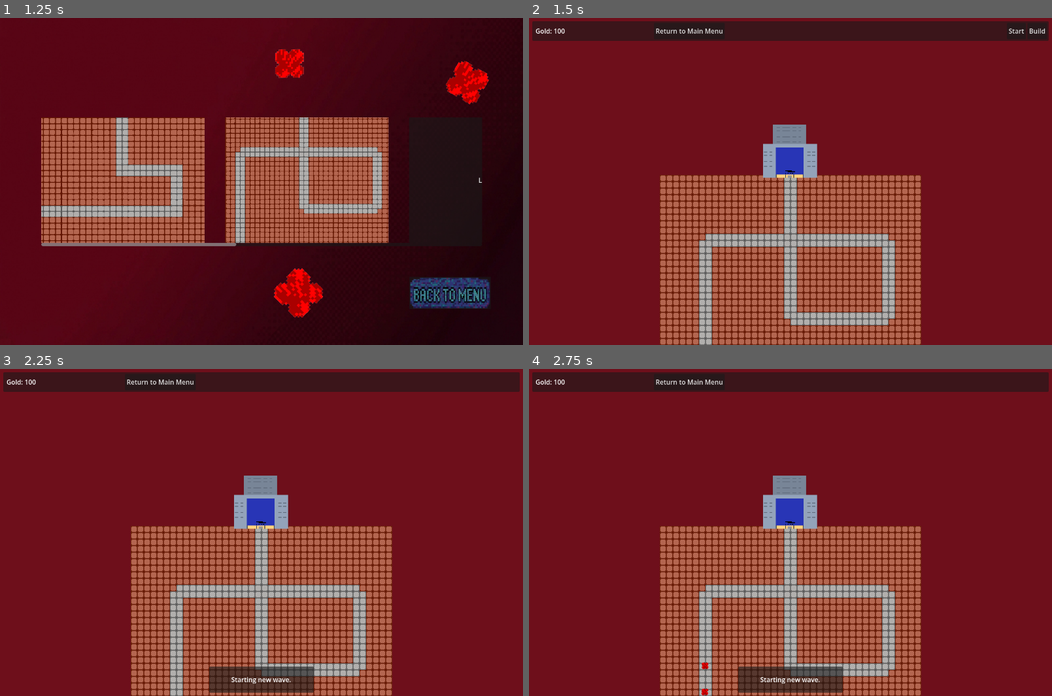
Above: before the commit, frames 1-4 (two rows, left to right).
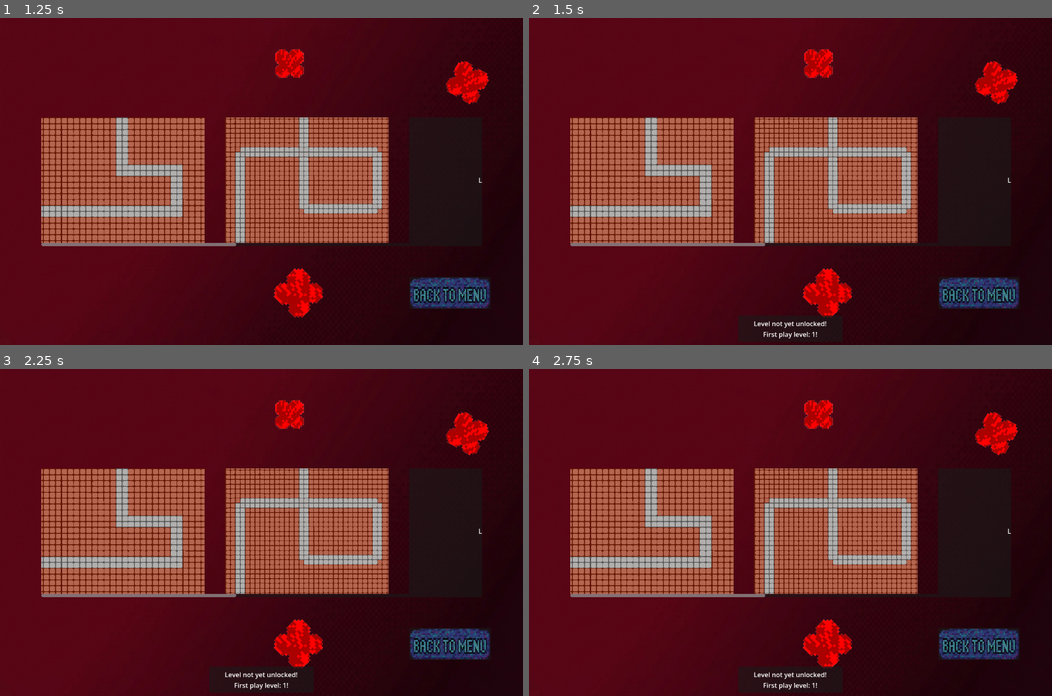
Above: after the commit, the same moments.

Repository: FrameXX/game-jam-02-2026
Game: Godot game, scene res://scenes/main_menu.tscn
Same seed, same stepped clock (60 frames per second), same inputs: the game is played once before the commit and once after it.
Inputs (mouse positions are in pixels of both pictures, inside the frame that each line leads up to):
- Up to frame 1 (1.25 s): click (125, 210) at 0.5 s
- Up to frame 2 (1.5 s): click "LEVEL 2" at 1.25 s
- Up to frame 3 (2.25 s): click (486, 382) at 2 s, where only the run before the commit has a clickable "Start"
- Up to frame 4 (2.75 s): no input

Frame 1 is identical in both runs. In frame 2, 72% of the frame differs, in the area x 0-100%, y 0-100%; in frame 3, 72%; in frame 4, 72%.

Commit message:
level ending and unlocking

Diff:
--- a/levels/level_01.json
+++ b/levels/level_01.json
@@ -6,7 +6,7 @@
 			"spawn_delay": 2.0,
 			"enemies": [
 				{
-					"type": "basic",
+					"type": "supplies",
 					"count": 7.0,
 					"interval": 0.3
 				}
@@ -14,12 +14,12 @@
 		},
 		{
 			"wave_number": 2.0,
-			"spawn_delay": 1.5,
+			"spawn_delay": 2.0,
 			"enemies": [
 				{
-					"type": "basic",
-					"count": 7.0,
-					"interval": 0.1
+					"type": "supplies",
+					"count": 1.0,
+					"interval": 0.3
 				}
 			]
 		}
--- /dev/null
+++ b/scenes/enemies/supplies.tscn
@@ -0,0 +1,24 @@
+[gd_scene format=3 uid="uid://dhcxmigbcml7d"]
+
+[ext_resource type="Script" uid="uid://b4cl02nfa2kb3" path="res://scripts/supplies.gd" id="1_ew2gx"]
+[ext_resource type="Texture2D" uid="uid://bs8w3apdh1jwe" path="res://assets/supply.png" id="2_r2j0a"]
+
+[sub_resource type="RectangleShape2D" id="RectangleShape2D_kc60j"]
+size = Vector2(10, 10)
+
+[node name="BasicEnemyPathFollow" type="PathFollow2D" unique_id=792703532]
+z_index = 1
+loop = false
+script = ExtResource("1_ew2gx")
+
+[node name="Sprite2D" type="Sprite2D" parent="." unique_id=1256431635]
+texture = ExtResource("2_r2j0a")
+
+[node name="Area2D" type="Area2D" parent="." unique_id=2014464727]
+collision_layer = 0
+collision_mask = 8
+
+[node name="CollisionShape2D" type="CollisionShape2D" parent="Area2D" unique_id=250282573]
+shape = SubResource("RectangleShape2D_kc60j")
+
+[connection signal="area_entered" from="Area2D" to="." method="_on_trap_detector_area_entered"]
--- a/scenes/hud.tscn
+++ b/scenes/hud.tscn
@@ -64,7 +64,7 @@
 anchor_left = 1.0
 anchor_right = 1.0
 anchor_bottom = 1.0
-offset_left = -966.0
+offset_left = -714.0
 offset_top = 4.0
 offset_right = -4.0
 offset_bottom = -4.0
--- /dev/null
+++ b/scenes/level_dialog.gd
@@ -0,0 +1 @@
+extends Panel
--- a/scenes/level_menu.tscn
+++ b/scenes/level_menu.tscn
@@ -5,6 +5,7 @@
 [ext_resource type="Texture2D" uid="uid://bncscpcnhb5yu" path="res://assets/map02.png" id="3_jqwib"]
 [ext_resource type="Texture2D" uid="uid://bte3jevqgtjde" path="res://assets/background2_mainmenu.png" id="4_7obll"]
 [ext_resource type="Texture2D" uid="uid://c53uyo6v7h8mh" path="res://assets/buttons/button_back_menu.png" id="4_teein"]
+[ext_resource type="Script" uid="uid://dvvipqgg6ghdc" path="res://scenes/level_dialog.gd" id="5_k08aj"]
 
 [node name="LevelMenu" type="Node2D" unique_id=1435029209]
 script = ExtResource("1_yl4fo")
@@ -107,6 +108,35 @@
 icon = ExtResource("4_teein")
 metadata/_edit_use_anchors_ = true
 
+[node name="Panel" type="Panel" parent="CanvasLayer/Control" unique_id=61083087]
+layout_mode = 1
+anchors_preset = -1
+anchor_left = 0.5
+anchor_top = 1.0
+anchor_right = 0.5
+anchor_bottom = 1.0
+offset_left = -128.0
+offset_top = -72.0
+offset_right = 128.0
+offset_bottom = -8.0
+script = ExtResource("5_k08aj")
+
+[node name="Label" type="Label" parent="CanvasLayer/Control/Panel" unique_id=312744251]
+layout_mode = 1
+anchors_preset = -1
+anchor_right = 1.0
+anchor_bottom = 1.0
+offset_left = 8.0
+offset_top = 8.0
+offset_right = -8.0
+offset_bottom = -8.0
+grow_horizontal = 2
+grow_vertical = 2
+text = "Text"
+horizontal_alignment = 1
+vertical_alignment = 1
+metadata/_edit_use_anchors_ = true
+
 [node name="TextureRect" type="TextureRect" parent="CanvasLayer" unique_id=394519138]
 z_index = -2
 offset_right = 40.0
--- a/scripts/GLOBAL.gd
+++ b/scripts/GLOBAL.gd
@@ -3,3 +3,4 @@
 var selected_level: int = 1
 var gold: int = 100
 var base_health = 100
+var unlocked_level = 1
--- a/scripts/level_menu.gd
+++ b/scripts/level_menu.gd
@@ -1,8 +1,19 @@
 extends Node2D
 
-# Called when the node enters the scene tree for the first time.
-func _ready() -> void:
-	pass # Replace with function body.
+var panel
+var label
+
+func _ready():
+	panel = $CanvasLayer/Control/Panel
+	label = $CanvasLayer/Control/Panel/Label
+	panel.visible = false
+
+func show_dialog(text: String):
+	print("Showing dialog:", text)
+	label.text = text
+	panel.visible = true
+	await get_tree().create_timer(3.0).timeout
+	panel.visible = false
 
 # Called every frame. 'delta' is the elapsed time since the previous frame.
 func _process(delta: float) -> void:
@@ -12,10 +23,14 @@
 	get_tree().change_scene_to_file("res://scenes/main_menu.tscn")
 
 func _on_level1_pressed() -> void:
-	Global.selected_level = 1;
-	get_tree().change_scene_to_file("res://scenes/game.tscn")
-
+	select_level(1)
 
 func _on_level_2_pressed() -> void:
-	Global.selected_level = 2;
-	get_tree().change_scene_to_file("res://scenes/game.tscn")
+	select_level(2)
+
+func select_level(level: int):
+	if Global.unlocked_level >= level:
+		Global.selected_level = level;
+		get_tree().change_scene_to_file("res://scenes/game.tscn")
+	else:
+		show_dialog("Level not yet unlocked!\nFirst play level: " + str(Global.unlocked_level) + "!")
--- /dev/null
+++ b/scripts/supplies.gd
@@ -0,0 +1,73 @@
+extends PathFollow2D
+
+@export var speed: float = 200.0
+@export var max_health: float = 100.0
+
+var current_health: float
+var is_falling: bool = false
+
+signal died(enemy)
+
+# Called when the node enters the scene tree for the first time.
+func _ready() -> void:
+	current_health = max_health
+
+
+# Called every frame. 'delta' is the elapsed time since the previous frame.
+func _process(delta):
+	if is_falling:
+		return
+
+	# progress_ratio is a value from 0.0 (start) to 1.0 (end)
+	# progress is the distance in pixels along the path
+	progress += speed * delta
+
+	# If the enemy reaches the end of the path
+	if progress_ratio >= 1.0:
+		reached_end()
+func _on_trap_detector_area_entered(area: Area2D):
+	# Already falling into another hole, ignore
+	if is_falling:
+		return
+
+	# Check if it's a hole (trap layer)
+	var parent = area.get_parent()
+	if parent and parent.has_method("register_enemy_fallen"):
+		parent.register_enemy_fallen()
+	fall_into_hole()
+
+func take_damage(amount: float):
+	current_health -= amount
+	print("Enemy took ", amount, " damage. Health: ", current_health)
+
+	if current_health <= 0:
+		die()
+
+func die():
+	emit_signal("died", self)
+	queue_free()
+
+func fall_into_hole():
+	# Mark as falling to prevent triggering other holes
+	is_falling = true
+
+	# 1. Stop the enemy from moving
+	set_process(false)
+
+	# 2. Visual "Falling" effect
+	var tween = create_tween()
+	# Shrink and rotate while disappearing
+	tween.set_parallel(true)
+	tween.tween_property(self, "scale", Vector2.ZERO, 0.3)
+	tween.tween_property(self, "modulate:a", 0.0, 0.3)
+
+	# 3. Remove the enemy when the animation is done
+	tween.set_parallel(false)
+	tween.finished.connect(queue_free)
+
+func reached_end():
+	Global.gold += 100
+	$"../../../../HUD/CanvasLayer/Control/Main/Gold".text = "Gold: " + str(Global.gold)
+	$"../../../../HUD/CanvasLayer".show_dialog("Supplies reached FEL! :-)")
+	queue_free()
+	# Damage the base when enemy reaches the end
--- a/scripts/wave_manager.gd
+++ b/scripts/wave_manager.gd
@@ -12,9 +12,6 @@
 
 func start_wave(index: int):
 	var waves = wave_data.get("waves", [])
-	if index >= waves.size():
-		print("All waves complete!")
-		return
 
 	var current_wave = waves[index]
 	print("Starting Wave: ", current_wave["wave_number"])
@@ -31,6 +28,12 @@
 
 	print("Wave ", current_wave["wave_number"], " spawn complete.")
 
+	if current_wave_index >= waves.size():
+		$"../HUD/CanvasLayer".show_dialog("You won!")
+		await get_tree().create_timer(1.5).timeout
+		if Global.unlocked_level == Global.selected_level:
+			Global.unlocked_level += 1
+		get_tree().change_scene_to_file("res://scenes/level_menu.tscn")
 
 	# 4. Move to the next index and start again
 
Not shown, added: scenes/level_dialog.gd.uid
Not shown, added: scripts/supplies.gd.uid
